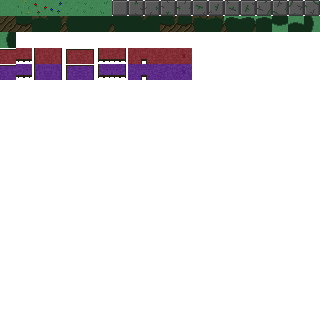
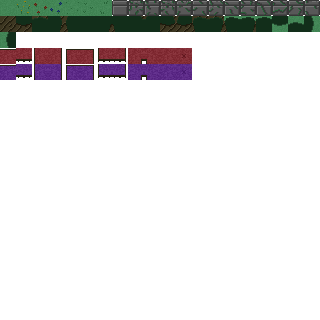
Layer changes from the first (320, 320) image to the second:
added group "Rocks" with 13 layers above "bot left copy" over [113, 1, 319, 15]
added layer "rock13" in group "Rocks" over [305, 1, 319, 15]
added layer "rock1" in group "Rocks" over [113, 4, 127, 7]
added layer "rock2" in group "Rocks" over [129, 1, 143, 15]
added layer "rock3" in group "Rocks" over [145, 1, 159, 15]
added layer "rock4" in group "Rocks" over [161, 1, 175, 15]
added layer "rock5" in group "Rocks" over [177, 1, 191, 15]
added layer "rock6" in group "Rocks" over [193, 1, 207, 15]
added layer "rock7" in group "Rocks" over [209, 1, 223, 15]
added layer "rock8" in group "Rocks" over [225, 1, 239, 14]
added layer "rock9" in group "Rocks" over [241, 1, 255, 15]
added layer "rock10" in group "Rocks" over [257, 1, 271, 15]
added layer "rock11" in group "Rocks" over [273, 1, 287, 15]
added layer "rock12" in group "Rocks" over [289, 1, 303, 15]
